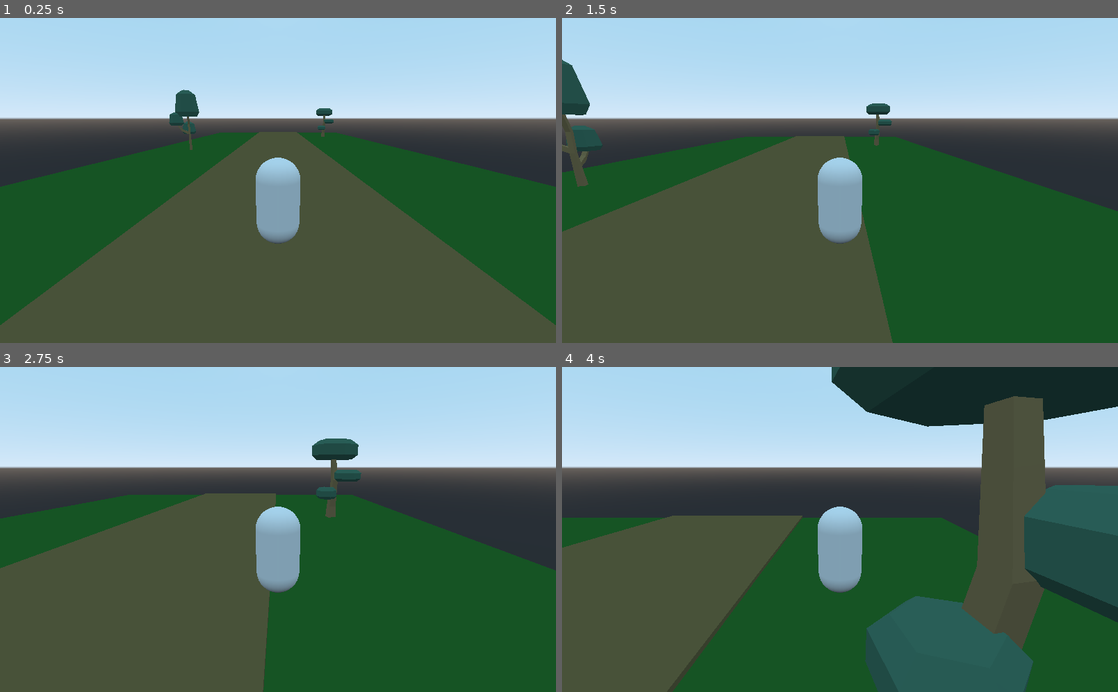
Above: before the commit, frames 1-4 (two rows, left to right).
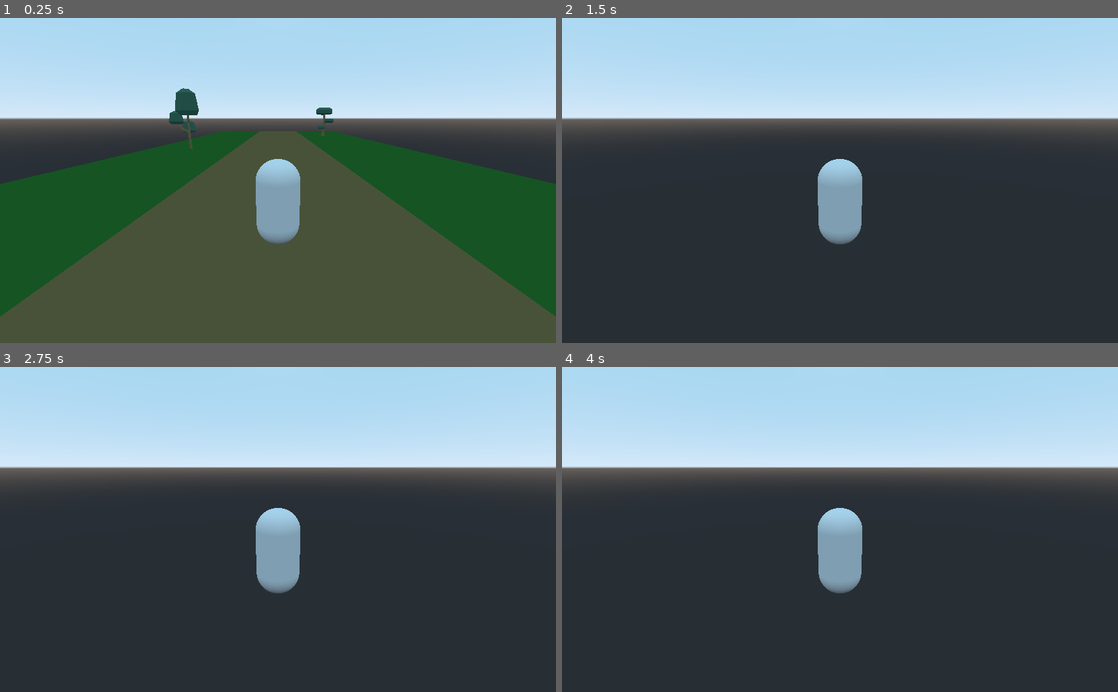
Above: after the commit, the same moments.

Repository: tjmlehtinen/aitajuoksu_bb_2022
Game: Godot game, scene res://scenes/Main.tscn
Same seed, same stepped clock (60 frames per second), same inputs: the game is played once before the commit and once after it.
Inputs:
- Up to frame 1 (0.25 s): no input
- Up to frame 2 (1.5 s): hold Right (move_right) 0.53-1.28 s; tap Space (jump, bound only after the commit) at 0.6, 0.77, 1.07, 1.35 s; hold Left (move_left) from 1.28 s (still down)
- Up to frame 3 (2.75 s): tap Space (jump, bound only after the commit) at 1.52, 1.82, 2.1 s; release Left (move_left) at 2.03 s; hold Right (move_right) from 2.03 s (still down)
- Up to frame 4 (4 s): tap Space (jump, bound only after the commit) at 2.85, 3.02, 3.32, 3.6, 3.77 s; release Right (move_right) at 3.53 s; hold Left (move_left) from 3.53 s (still down)

The runs differ from the first frame. In frame 1, 1.9% of the frame differs, in the area x 0-100%, y 21-95%; in frame 2, 56%; in frame 3, 54%; in frame 4, 63%, in the area x 0-100%, y 0-100%.

Commit message:
collidereja ja hyppy

Diff:
--- a/project.godot
+++ b/project.godot
@@ -28,6 +28,11 @@
 , Object(InputEventKey,"resource_local_to_scene":false,"resource_name":"","device":0,"alt":false,"shift":false,"control":false,"meta":false,"command":false,"pressed":false,"scancode":68,"physical_scancode":0,"unicode":0,"echo":false,"script":null)
  ]
 }
+jump={
+"deadzone": 0.5,
+"events": [ Object(InputEventKey,"resource_local_to_scene":false,"resource_name":"","device":0,"alt":false,"shift":false,"control":false,"meta":false,"command":false,"pressed":false,"scancode":32,"physical_scancode":0,"unicode":0,"echo":false,"script":null)
+ ]
+}
 
 [physics]
 
--- a/scenes/Player.tscn
+++ b/scenes/Player.tscn
@@ -1,17 +1,24 @@
-[gd_scene load_steps=3 format=2]
+[gd_scene load_steps=4 format=2]
 
 [ext_resource path="res://scripts/Player.gd" type="Script" id=1]
 
 [sub_resource type="CapsuleMesh" id=1]
 radius = 0.5
 
+[sub_resource type="CapsuleShape" id=2]
+radius = 0.5
+
 [node name="Player" type="KinematicBody"]
 script = ExtResource( 1 )
 
 [node name="Body" type="MeshInstance" parent="."]
-transform = Transform( 1, 0, 0, 0, -4.37114e-08, -1, 0, 1, -4.37114e-08, 0, 1.02597, 0 )
+transform = Transform( 1, 0, 0, 0, -4.37114e-08, -1, 0, 1, -4.37114e-08, 0, 1, 0 )
 mesh = SubResource( 1 )
 material/0 = null
 
 [node name="Camera" type="Camera" parent="."]
 transform = Transform( 1, 0, 0, 0, 0.965926, 0.258819, 0, -0.258819, 0.965926, 0, 2.85872, 5 )
+
+[node name="CollisionShape" type="CollisionShape" parent="."]
+transform = Transform( 1, 0, 0, 0, -4.37114e-08, -1, 0, 1, -4.37114e-08, 0, 1, 0 )
+shape = SubResource( 2 )
--- a/scenes/RoadBase.tscn
+++ b/scenes/RoadBase.tscn
@@ -15,6 +15,12 @@
 [sub_resource type="SpatialMaterial" id=5]
 albedo_color = Color( 0.447059, 0.388235, 0.223529, 1 )
 
+[sub_resource type="BoxShape" id=6]
+extents = Vector3( 1, 3, 25 )
+
+[sub_resource type="ConcavePolygonShape" id=7]
+data = PoolVector3Array( -12.5, 0.5, 25, 12.5, 0.5, 25, -12.5, -0.5, 25, 12.5, 0.5, 25, 12.5, -0.5, 25, -12.5, -0.5, 25, 12.5, 0.5, -25, -12.5, 0.5, -25, 12.5, -0.5, -25, -12.5, 0.5, -25, -12.5, -0.5, -25, 12.5, -0.5, -25, 12.5, 0.5, 25, 12.5, 0.5, -25, 12.5, -0.5, 25, 12.5, 0.5, -25, 12.5, -0.5, -25, 12.5, -0.5, 25, -12.5, 0.5, -25, -12.5, 0.5, 25, -12.5, -0.5, -25, -12.5, 0.5, 25, -12.5, -0.5, 25, -12.5, -0.5, -25, 12.5, 0.5, 25, -12.5, 0.5, 25, 12.5, 0.5, -25, -12.5, 0.5, 25, -12.5, 0.5, -25, 12.5, 0.5, -25, -12.5, -0.5, 25, 12.5, -0.5, 25, -12.5, -0.5, -25, 12.5, -0.5, 25, 12.5, -0.5, -25, -12.5, -0.5, -25 )
+
 [node name="RoadBase" type="Spatial"]
 
 [node name="Grass" type="MeshInstance" parent="."]
@@ -25,3 +31,18 @@
 [node name="Sand" type="MeshInstance" parent="Grass"]
 mesh = SubResource( 4 )
 material/0 = SubResource( 5 )
+
+[node name="SideBarriers" type="StaticBody" parent="Grass"]
+
+[node name="SideBarrier" type="CollisionShape" parent="Grass/SideBarriers"]
+transform = Transform( 1, 0, 0, 0, 1, 0, 0, 0, 1, -5, 3.5, 0 )
+shape = SubResource( 6 )
+
+[node name="SideBarrier2" type="CollisionShape" parent="Grass/SideBarriers"]
+transform = Transform( 1, 0, 0, 0, 1, 0, 0, 0, 1, 5, 3.5, 0 )
+shape = SubResource( 6 )
+
+[node name="GrassBody" type="StaticBody" parent="Grass"]
+
+[node name="CollisionShape" type="CollisionShape" parent="Grass/GrassBody"]
+shape = SubResource( 7 )
--- a/scripts/Player.gd
+++ b/scripts/Player.gd
@@ -3,6 +3,9 @@
 # variables for moving
 var move_speed : float = 10.0
 var side_speed : float = 6.0
+var velocity : Vector3 = Vector3()
+var jump_force : float = 40.0
+var gravity : float = 1.0
 
 # Called when the node enters the scene tree for the first time.
 func _ready():
@@ -18,5 +21,9 @@
 		sideways = -1
 	if Input.is_action_pressed("move_right"):
 		sideways = 1
-	translation.z -= move_speed * delta
-	translation.x += sideways * side_speed * delta
+	if Input.is_action_just_pressed("jump"):
+		velocity.y += jump_force
+	velocity.z = -move_speed
+	velocity.x = sideways * side_speed
+	velocity.y -= gravity
+	velocity = move_and_slide(velocity)
Not shown: 1 places in scenes/RoadBase.tscn that only renumber resources
